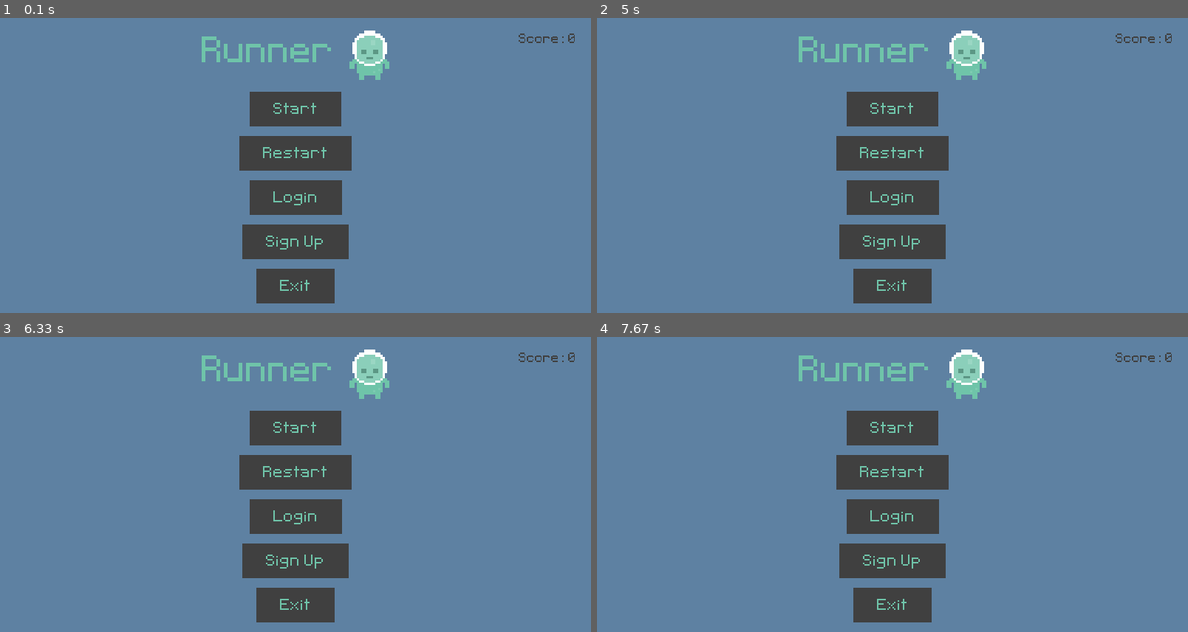
Above: before the commit, frames 1-4 (two rows, left to right).
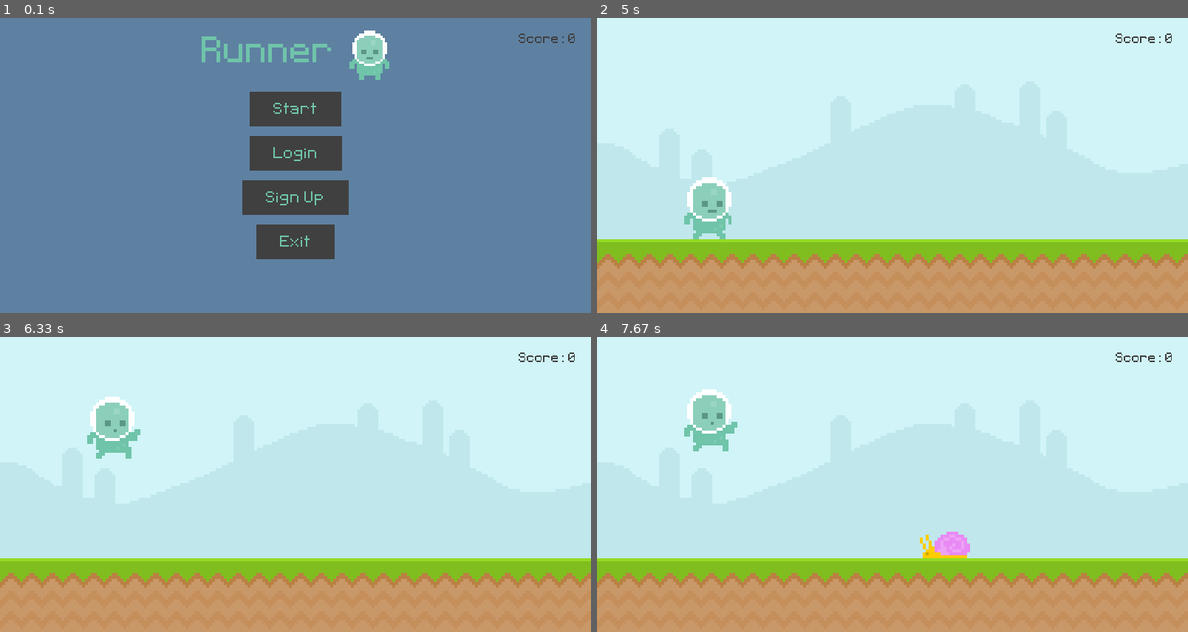
Above: after the commit, the same moments.

Repository: Zain-Khoso/pygame-runner
Game: pygame game, started from main.py
Same seed, same stepped clock (60 frames per second), same inputs: the game is played once before the commit and once after it.
Inputs (mouse positions are in pixels of both pictures, inside the frame that each line leads up to):
- Up to frame 1 (0.1 s): no input
- Up to frame 2 (5 s): click (892, 109) at 0.38 s; tap Space at 0.67, 1.07, 1.37, 1.9, 2.2, 2.97, 3.3, 3.6 s; click (892, 109) at 4.78 s
- Up to frame 3 (6.33 s): tap Space at 5.13, 5.53, 5.83 s
- Up to frame 4 (7.67 s): tap Space at 6.53, 6.87, 7.17 s

The runs differ from the first frame. In frame 1, 3.2% of the frame differs, in the area x 40-60%, y 40-97%; in frame 2, 100%, in the area x 0-100%, y 0-100%; in frame 3, 100%; in frame 4, 100%.

Commit message:
update: Dynamic buttons loading

Diff:
--- a/game/game.py
+++ b/game/game.py
@@ -31,21 +31,8 @@
         # Local objects.
         self.player = pygame.sprite.GroupSingle()
         self.obsticles = pygame.sprite.Group()
+        self.buttons = pygame.sprite.Group()
         self.score = Score()
-
-        # Menu buttons
-        self.start_button = Button("Start", 100, self.continue_game)
-        self.restart_button = Button("Restart", 160, self.start_game)
-        self.login_button = Button("Login", 220)
-        self.signup_button = Button("Sign Up", 280)
-        self.exit_button = Button("Exit", 340, self.exit_game)
-
-        self.buttons = pygame.sprite.Group()
-        self.buttons.add(self.start_button)
-        self.buttons.add(self.restart_button)
-        self.buttons.add(self.login_button)
-        self.buttons.add(self.signup_button)
-        self.buttons.add(self.exit_button)
 
         # Game stats.
         self.clock = pygame.time.Clock()
@@ -93,6 +80,26 @@
 
         title_rect = self.title_surf.get_rect(midleft=master_rect.midleft)
         avatar_rect = self.avatar_surf.get_rect(midright=master_rect.midright)
+
+        # Buttons
+        button_list = []
+
+        if self.score.get() == 0:
+            button_list.append(("Start", self.start_game))
+        else:
+            button_list.append(("Continue", self.continue_game))
+            button_list.append(("Restart", self.start_game))
+
+        button_list.append(("Login", self.exit_game))
+        button_list.append(("Sign Up", self.exit_game))
+        button_list.append(("Exit", self.exit_game))
+
+        self.buttons.empty()
+
+        for index, button in enumerate(button_list):
+            y_pos = 100 + (index * 60)
+
+            self.buttons.add(Button(button[0], y_pos, button[1]))
 
         # Drawing menu
         self.screen.fill(menu_color)
